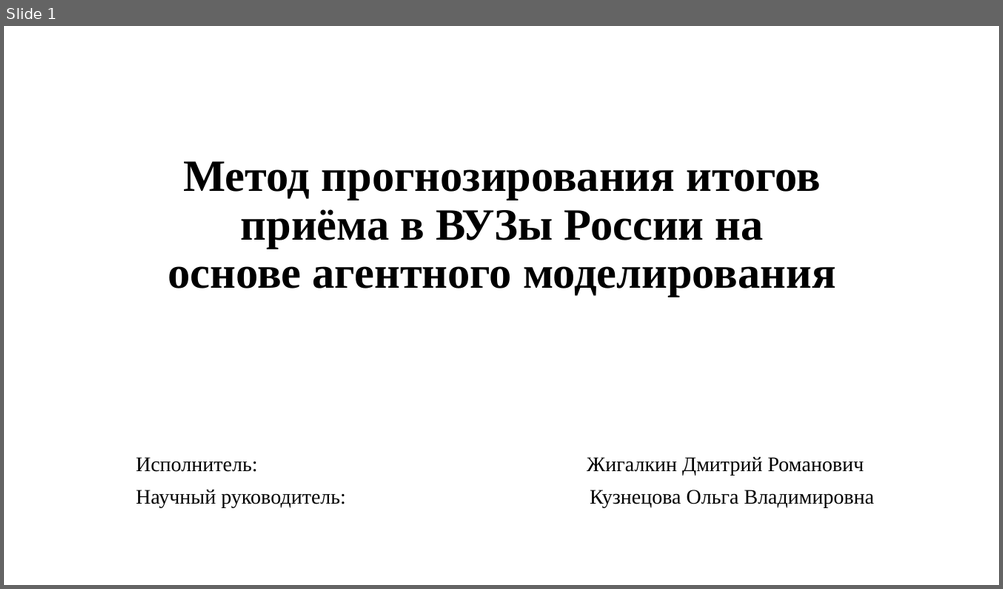
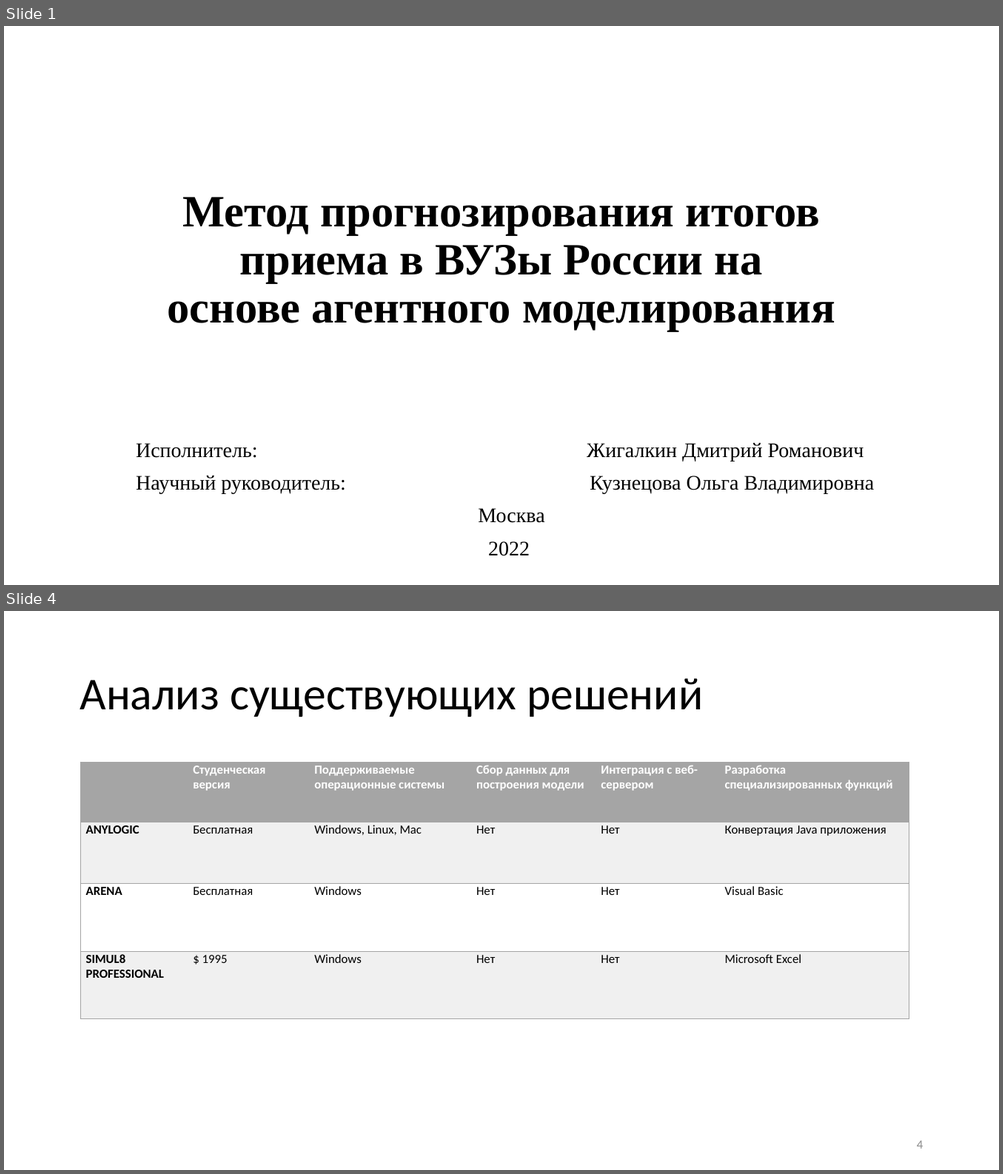
Before and after one commit to 1Bitcoin/scrape-universities-data, a slide deck: tex-diploma-template-main/Метод прогнозирования итогов приёма в вузы России на основе агентного моделирования.pptx. Shown one above the other, each under a label of ours: slide 1 before the commit, slides 1 and 4 after it; the slides between them are not shown. The pictures are 1003x589 and 1003x1174 pixels, drawn with LibreOffice and Linux fonts; fonts in the diff are those of the drawing. Boxes give left, top, right and bottom in pixels: in the first picture for what was removed or moved away, otherwise in the second. Text is boxed around its words. In the diff, an @@ line names an element or a change of style, - is before the commit and + after.

```diff
--- a/tex-diploma-template-main/Метод прогнозирования итогов приёма в вузы России на основе агентного моделирования.pptx
+++ b/tex-diploma-template-main/Метод прогнозирования итогов приёма в вузы России на основе агентного моделирования.pptx
@@ slide 4 added at (4, 611, 999, 1170), background #FFFFFF @@
@@ title added at (79, 678, 703, 717), 44 pt, text #000000 @@
+Анализ существующих решений
@@ table added at (80, 763, 908, 1020), 4 rows, 6 columns @@
+ | Студенческая версия | Поддерживаемые операционные системы | Сбор данных для построения модели | Интеграция с веб-сервером | Разработка специализированных функций
+ANYLOGIC | Бесплатная | Windows, Linux, Mac | Нет | Нет | Конвертация Java приложения
+ARENA | Бесплатная | Windows | Нет | Нет | Visual Basic
+SIMUL8 PROFESSIONAL | $ 1995 | Windows | Нет | Нет | Microsoft Excel
@@ page number added at (916, 1141, 922, 1149), 12 pt, text #8C8C8C @@
+4
@@ slide 1 changed as well @@
@@ title at (168, 197, 835, 332): text changed @@
-Метод прогнозирования итогов приёма в ВУЗы России на
-основе агентного моделирования
+Метод прогнозирования итогов приема в ВУЗы России на
+основе агентного моделирования
@@ subtitle "Исполнитель: Жигалкин Дмитрий Романович": place and size @@
-subtitle "Исполнитель: Жигалкин Дмитрий Романович" at (136, 457, 874, 508)
+subtitle "Исполнитель: Жигалкин Дмитрий Романович" at (136, 443, 874, 557)
@@ subtitle at (478, 508, 544, 557): paragraphs added @@
+Москва
+2022
```
Also in this commit, not shown: 2 other slides changed, 11 other slides added, 44 other files.
